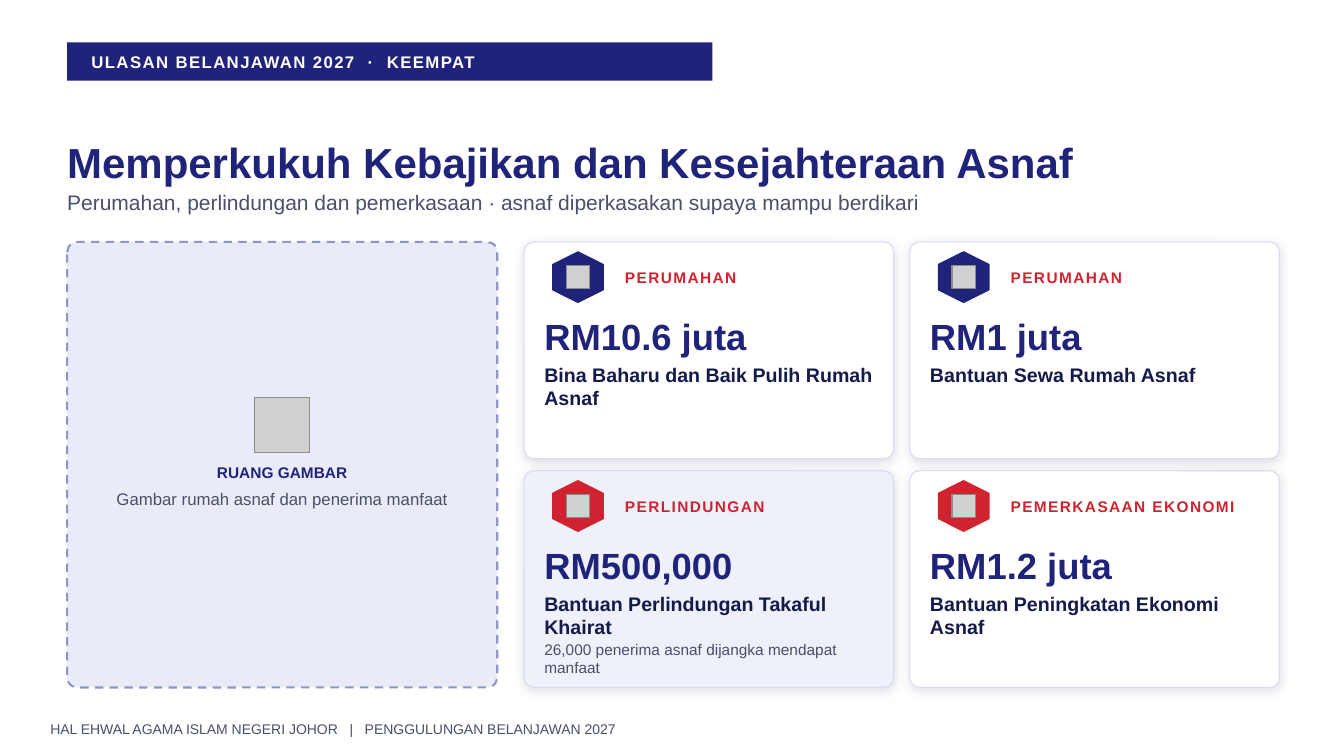
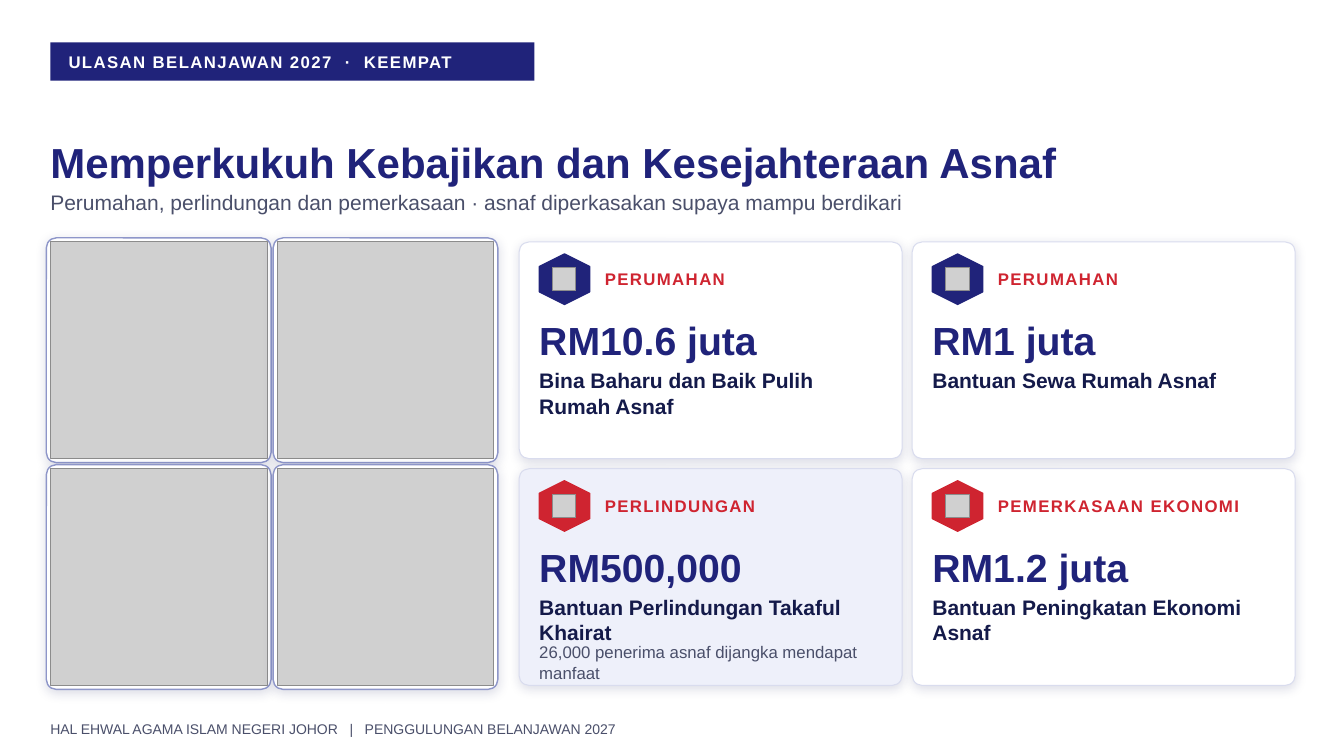
Before and after one commit to nawaljoe/Nawal, a slide deck: slide 5 of output/Ulasan_Belanjawan_2027_Hal_Ehwal_Agama_Islam_16x9.pptx. Drawn at 1344x756 pixels with LibreOffice and Linux fonts; fonts in the diff are those of the drawing; grey boxes stand for pictures; background and template pictures are left out. Boxes give left, top, right and bottom in pixels: in the first picture for what was removed or moved away, otherwise in the second. Text is boxed around its words. In the diff, an @@ line names an element or a change of style, - is before the commit and + after.

```diff
--- a/output/Ulasan_Belanjawan_2027_Hal_Ehwal_Agama_Islam_16x9.pptx
+++ b/output/Ulasan_Belanjawan_2027_Hal_Ehwal_Agama_Islam_16x9.pptx
@@ rectangle: place and size @@
-rectangle at (68, 42, 713, 81)
+rectangle at (50, 42, 534, 81)
@@ text "ULASAN BELANJAWAN 2027 · KEEMPAT": place and size @@
-text "ULASAN BELANJAWAN 2027 · KEEMPAT" at (91, 56, 475, 68)
+text "ULASAN BELANJAWAN 2027 · KEEMPAT" at (69, 56, 452, 68)
@@ text "Memperkukuh Kebajikan dan Kesejahteraan Asnaf": place and size @@
-text "Memperkukuh Kebajikan dan Kesejahteraan Asnaf" at (67, 147, 1073, 186)
+text "Memperkukuh Kebajikan dan Kesejahteraan Asnaf" at (50, 147, 1056, 186)
@@ text "Perumahan, perlindungan dan pemerkasaan · ...": place and size @@
-text "Perumahan, perlindungan dan pemerkasaan · ..." at (67, 195, 918, 214)
+text "Perumahan, perlindungan dan pemerkasaan · ..." at (50, 195, 901, 214)
@@ rounded rectangle: place and size @@
-rounded rectangle at (68, 242, 498, 688)
+rounded rectangle at (46, 238, 271, 463)
@@ rounded rectangle at (46, 238, 271, 463): fill #E9ECF8 to #FFFFFF; outline #8E96C9 1.5 pt dashed to #8E96C9 1 pt; shadow on; proportions changed @@
@@ rounded rectangle added at (273, 238, 498, 463), fill #FFFFFF, outline #8E96C9 1 pt @@
@@ picture added at (50, 242, 267, 459) @@
@@ picture added at (277, 242, 494, 459) @@
@@ rounded rectangle: place and size @@
-rounded rectangle at (524, 242, 894, 459)
+rounded rectangle at (519, 242, 902, 459)
@@ 2 pictures, 2 hexagons: place and size @@
-2 pictures, 2 hexagons at (553, 252, 603, 531)
+2 pictures, 2 hexagons at (539, 254, 590, 531)
@@ size 11 to 12 pt in 5 elements at (998, 273, 1118, 285), (539, 646, 857, 679), (998, 500, 1239, 512), (605, 500, 755, 512), (605, 273, 725, 285) @@
@@ text "PERUMAHAN": place and size @@
-text "PERUMAHAN" at (625, 272, 736, 283)
+text "PERUMAHAN" at (605, 273, 725, 285)
@@ rounded rectangle: place and size @@
-rounded rectangle at (910, 242, 1280, 459)
+rounded rectangle at (912, 242, 1296, 459)
@@ text "PERUMAHAN": place and size @@
-text "PERUMAHAN" at (1011, 272, 1122, 283)
+text "PERUMAHAN" at (998, 273, 1118, 285)
@@ picture removed at (254, 397, 310, 453) @@
@@ rounded rectangle added at (46, 465, 271, 690), fill #FFFFFF, outline #8E96C9 1 pt @@
@@ picture added at (50, 469, 267, 686) @@
@@ text removed at (217, 467, 347, 478) @@
-RUANG GAMBAR
@@ rounded rectangle added at (273, 465, 498, 690), fill #FFFFFF, outline #8E96C9 1 pt @@
@@ picture added at (277, 469, 494, 686) @@
@@ rounded rectangle: place and size @@
-rounded rectangle at (524, 471, 894, 688)
+rounded rectangle at (519, 469, 902, 686)
@@ rounded rectangle: place and size @@
-rounded rectangle at (910, 471, 1280, 688)
+rounded rectangle at (912, 469, 1296, 686)
@@ text removed at (116, 493, 448, 509) @@
-Gambar rumah asnaf dan penerima manfaat
@@ text "PERLINDUNGAN": place and size @@
-text "PERLINDUNGAN" at (625, 501, 765, 512)
+text "PERLINDUNGAN" at (605, 500, 755, 512)
@@ 2 pictures, 2 hexagons: place and size @@
-2 pictures, 2 hexagons at (939, 252, 989, 531)
+2 pictures, 2 hexagons at (933, 254, 983, 531)
@@ text "PEMERKASAAN EKONOMI": place and size @@
-text "PEMERKASAAN EKONOMI" at (1011, 501, 1234, 512)
+text "PEMERKASAAN EKONOMI" at (998, 500, 1239, 512)
@@ size 26 to 28 pt in 4 elements at (932, 326, 1096, 363), (539, 554, 741, 588), (539, 326, 757, 363), (932, 553, 1129, 590) @@
@@ size 14 to 15 pt in 4 elements at (932, 372, 1216, 389), (539, 599, 841, 640), (539, 372, 813, 415), (932, 599, 1242, 641) @@
```
Also in this commit, not shown: 4 other slides changed, 1 other file.
